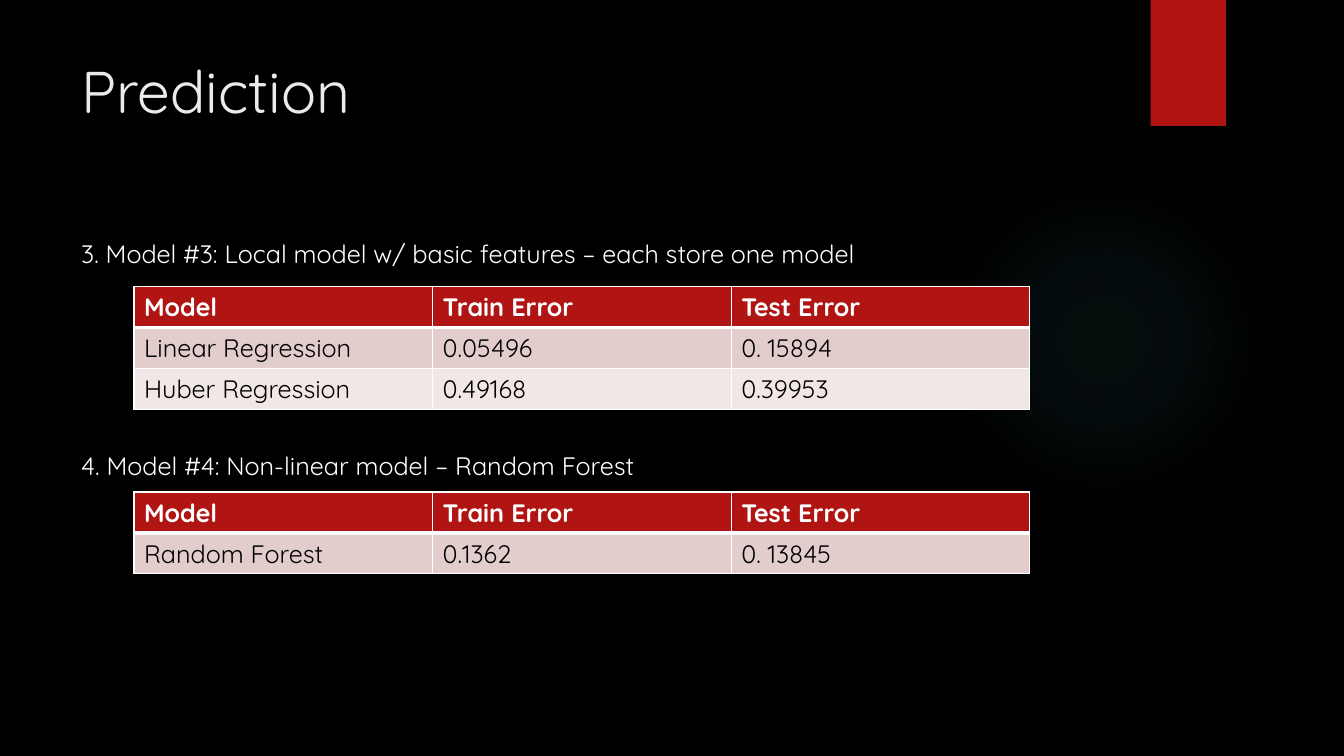
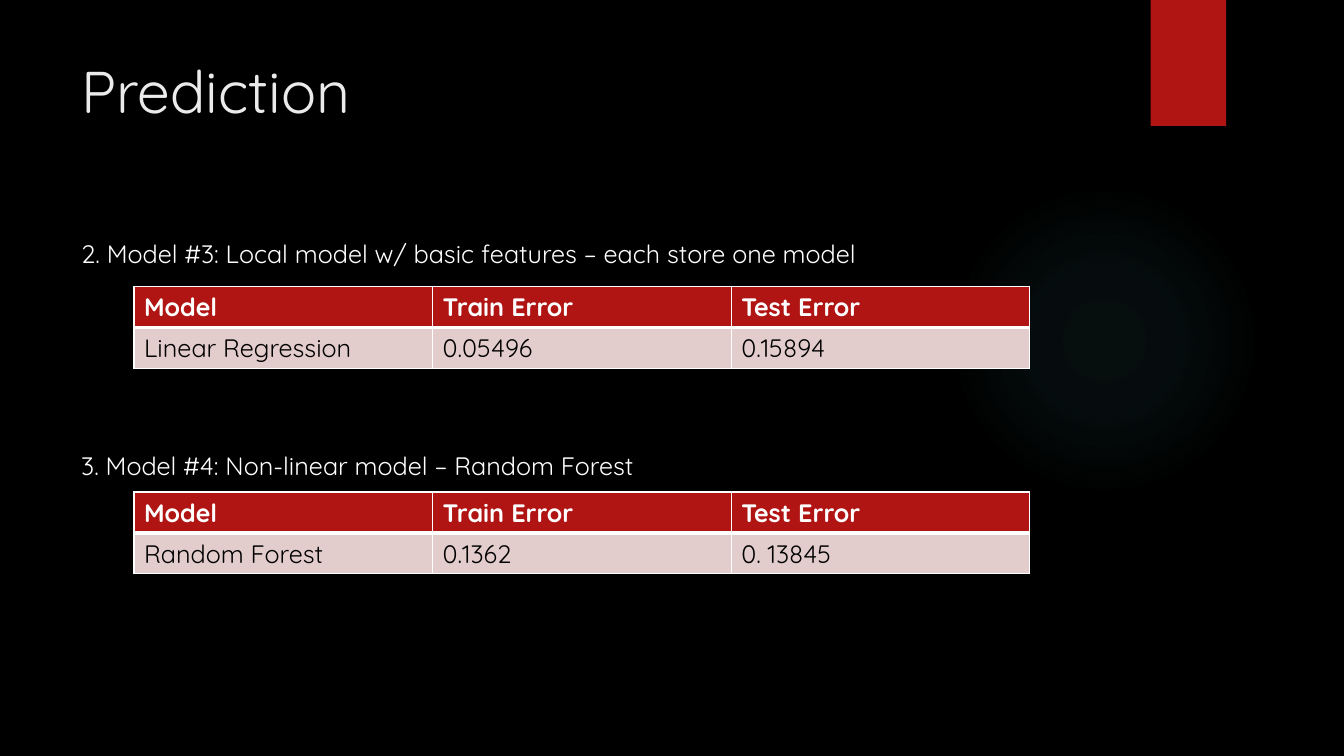
Before and after one commit to hq43/ORIE4741-Proj, a slide deck: slide 9 of Predicting Rossmann Store Sales.pptx. Drawn at 1344x756 pixels with LibreOffice and Linux fonts; fonts in the diff are those of the drawing; background and template pictures are left out. Boxes give left, top, right and bottom in pixels: in the first picture for what was removed or moved away, otherwise in the second. Text is boxed around its words. In the diff, an @@ line names an element or a change of style, - is before the commit and + after.

```diff
--- a/Predicting Rossmann Store Sales.pptx
+++ b/Predicting Rossmann Store Sales.pptx
@@ text at (81,243,856,476): text changed @@
-3. Model #3: Local model w/ basic features – each store one model
-4. Model #4: Non-linear model – Random Forest
+2. Model #3: Local model w/ basic features – each store one model
+3. Model #4: Non-linear model – Random Forest
@@ table at (134,286,1029,368) @@
-row 2: Linear Regression | 0.05496 | 0. 15894
-row 3: Huber Regression | 0.49168 | 0.39953
+row 2: Linear Regression | 0.05496 | 0.15894
```
Also in this commit, not shown: 2 other slides changed, 1 slide added.
